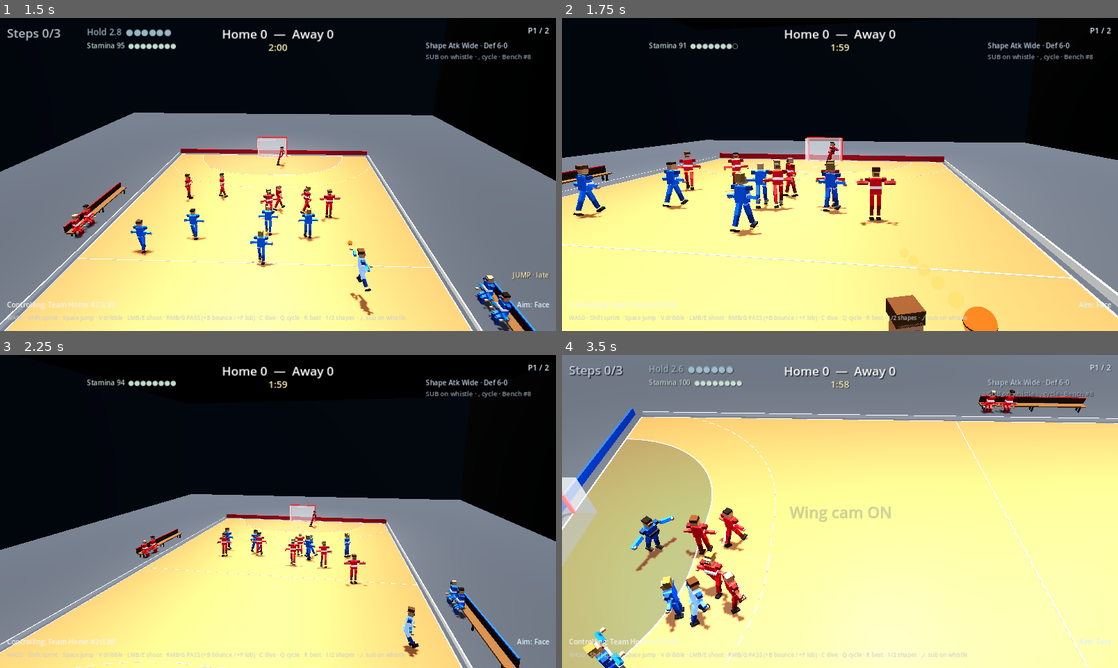
Above: before the commit, frames 1-4 (two rows, left to right).
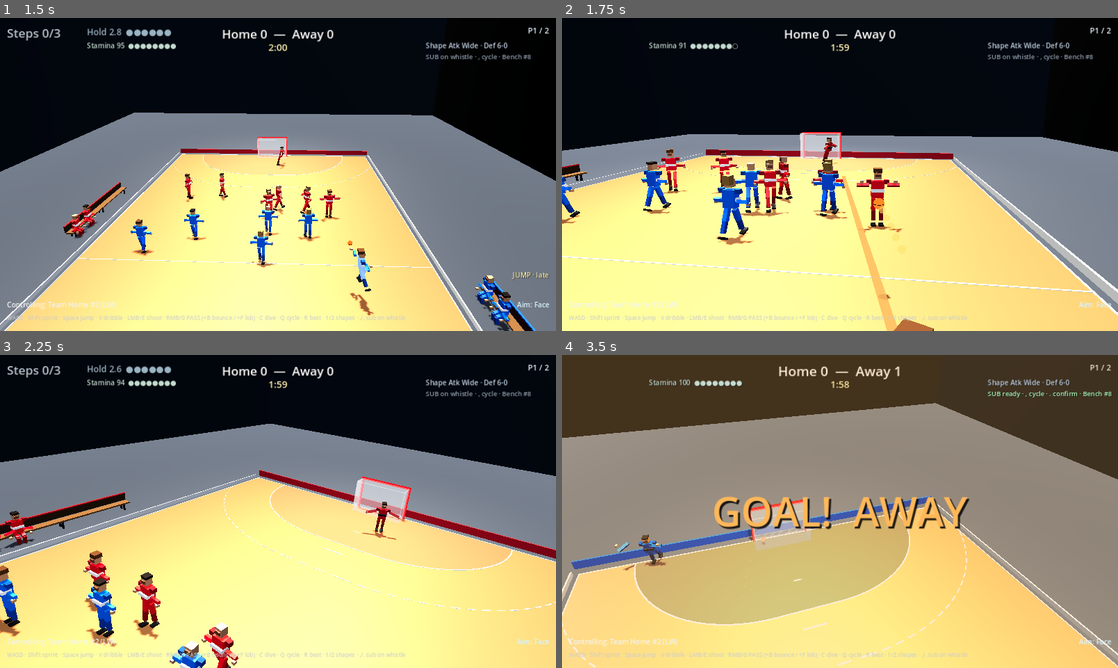
Above: after the commit, the same moments.

Repository: mariov98/my-handball
Game: Godot game, scene res://scenes/match/match.tscn
Two runs of this game, one before a commit and one after it. Both use one fixed random seed, a clock stepped at 60 frames per second and the inputs below.
Inputs (mouse positions are in pixels of both pictures, inside the frame that each line leads up to):
- Up to frame 1 (1.5 s): tap Enter at 0.5 s; move the mouse to (400, 158) at 0.52 s; hold D (move_right) 0.53-1.28 s; hold V (dribble) 0.53-1.28 s; tap Space (jump) at 0.77 s; tap F (lob) at 0.8, 1.35 s; move the mouse to (166, 190) at 1.27 s; hold S (move_back) from 1.28 s (still down)
- Up to frame 2 (1.75 s): keep holding S (move_back); tap Space (jump) at 1.52 s; click (728, 190) at 1.55 s
- Up to frame 3 (2.25 s): move the mouse to (333, 442) at 2.02 s; release S (move_back) at 2.03 s; press the mouse at (333, 442) at 2.03 s; hold D (move_right) from 2.03 s (still down)
- Up to frame 4 (3.5 s): tap 4 (toggle_wing_cine) at 2.3, 2.85 s; move the mouse to (812, 574) at 2.77 s; release D (move_right) at 2.78 s; release the mouse at (812, 574) at 2.78 s; hold W (move_forward) from 2.78 s (still down); tap Space (jump) at 3.02 s; tap V (dribble) at 3.05 s

Frame 1 is identical in both runs. In frame 2, 13% of the frame differs, in the area x 0-100%, y 36-100%; in frame 3, 52%; in frame 4, 99%, in the area x 0-100%, y 0-100%.

Commit message:
Polish shoot close-up framing and goal-crosshair aim while charging.
Tighten over-shoulder settle/FOV for a deliberate aim view, let stick and mouse
nudge the on-goal crosshair during charge without breaking release, and extend
smoke coverage so Wave 6 nudge and wing cine stay intact.

Co-authored-by: mariov98 <mariov98@users.noreply.github.com>

Diff:
--- a/scripts/camera_rig.gd
+++ b/scripts/camera_rig.gd
@@ -45,14 +45,18 @@
 @export var wing_cinematic_height: float = -1.2
 @export var wing_cinematic_time_scale: float = 0.48
 
-## Shoot close-up (behind head → goal). Metres behind / above the head.
-@export var shoot_cam_back: float = 1.55
-@export var shoot_cam_up: float = 0.28
-@export var shoot_cam_shoulder: float = 0.22
-@export var shoot_cam_position_lerp: float = 9.5
-@export var shoot_cam_rotation_lerp: float = 10.0
-@export var shoot_cam_fov: float = 52.0
+## Shoot close-up (over-shoulder behind head → attacked goal).
+@export var shoot_cam_back: float = 1.38
+@export var shoot_cam_up: float = 0.14
+@export var shoot_cam_shoulder: float = 0.42
+@export var shoot_cam_position_lerp: float = 12.5
+@export var shoot_cam_rotation_lerp: float = 14.0
+## Softer blend while holding the close-up after release.
+@export var shoot_cam_settle_position_lerp: float = 6.5
+@export var shoot_cam_settle_rotation_lerp: float = 7.0
+@export var shoot_cam_fov: float = 46.0
 @export var match_cam_fov: float = 48.0
+@export var shoot_cam_fov_lerp: float = 8.0
 
 var ball: Node3D
 ## Smoothed attack facing: +1 home attacks +Z; -1 away attacks -Z.
@@ -73,6 +77,7 @@
 var _shoot_cam_settle_t: float = 0.0
 var _shoot_subject: Node3D = null
 var _shoot_look: Vector3 = Vector3(0.0, 1.2, 19.5)
+var _fov_target: float = 48.0
 
 @onready var camera: Camera3D = $Camera3D
 
@@ -84,6 +89,7 @@
 	reset_nudge()
 	end_wing_cinematic(true)
 	end_shoot_cam(0.0)
+	_fov_target = match_cam_fov
 	if camera:
 		camera.fov = match_cam_fov
 	if ball:
@@ -173,7 +179,7 @@
 				Engine.time_scale = 1.0
 
 
-## Shoot close-up: behind shooter's head, looking at the goal / aim point.
+## Shoot close-up: over-shoulder behind head, looking at the goal / aim point.
 func begin_shoot_cam(subject: Node3D, look_point: Vector3) -> void:
 	if subject == null:
 		return
@@ -181,8 +187,7 @@
 	_shoot_look = look_point
 	_shoot_cam_settle_t = 0.0
 	_shoot_cam_active = true
-	if camera:
-		camera.fov = shoot_cam_fov
+	_fov_target = shoot_cam_fov
 
 
 func update_shoot_cam_look(look_point: Vector3) -> void:
@@ -193,11 +198,15 @@
 func end_shoot_cam(settle_s: float = 0.0) -> void:
 	if settle_s > 0.001 and _shoot_cam_active and _shoot_subject != null:
 		_shoot_cam_settle_t = settle_s
+		# Start blending FOV back toward match while the close-up holds.
+		_fov_target = match_cam_fov
 		return
 	_shoot_cam_active = false
 	_shoot_cam_settle_t = 0.0
 	_shoot_subject = null
-	if camera and not _wing_cine_active:
+	_fov_target = match_cam_fov
+	if camera and not _wing_cine_active and absf(camera.fov - match_cam_fov) > 0.05:
+		# Snap only when settle was skipped (cancel) so match cam is immediate.
 		camera.fov = match_cam_fov
 
 
@@ -213,8 +222,13 @@
 	return _shoot_look
 
 
+func get_shoot_cam_fov() -> float:
+	return shoot_cam_fov
+
+
 func _physics_process(delta: float) -> void:
 	if ball == null and not _shoot_cam_active:
+		_blend_fov(delta)
 		return
 
 	# Wing cinematic ticks in scaled time; snap back after release window.
@@ -236,13 +250,19 @@
 	var look: Vector3
 	var pos_lerp := position_lerp
 	var rot_lerp := rotation_lerp
+	var settling := _shoot_cam_active and _shoot_cam_settle_t > 0.0
 	if _shoot_cam_active and _shoot_subject != null and is_instance_valid(_shoot_subject):
 		desired = _shoot_desired_position(_shoot_subject)
 		look = _shoot_look
-		pos_lerp = shoot_cam_position_lerp
-		rot_lerp = shoot_cam_rotation_lerp
+		if settling:
+			pos_lerp = shoot_cam_settle_position_lerp
+			rot_lerp = shoot_cam_settle_rotation_lerp
+		else:
+			pos_lerp = shoot_cam_position_lerp
+			rot_lerp = shoot_cam_rotation_lerp
 	else:
 		if ball == null:
+			_blend_fov(delta)
 			return
 		var ball_pos := ball.global_position
 		desired = _desired_position(ball_pos)
@@ -253,15 +273,24 @@
 	var from := global_position
 	var to_look := look - from
 	if to_look.length_squared() < 0.0001:
+		_blend_fov(delta)
 		return
 	var target_basis := Basis.looking_at(to_look.normalized(), Vector3.UP)
 	var current_q := global_transform.basis.get_rotation_quaternion()
 	var target_q := target_basis.get_rotation_quaternion()
 	var blended := current_q.slerp(target_q, 1.0 - exp(-rot_lerp * delta))
 	global_transform.basis = Basis(blended)
-
-
-## Close-up a bit behind the head, looking toward the attacked goal.
+	_blend_fov(delta)
+
+
+func _blend_fov(delta: float) -> void:
+	if camera == null:
+		return
+	var rate := shoot_cam_fov_lerp
+	camera.fov = lerpf(camera.fov, _fov_target, 1.0 - exp(-rate * delta))
+
+
+## Over-shoulder close-up behind the head, looking toward the attacked goal.
 func _shoot_desired_position(subject: Node3D) -> Vector3:
 	var head := _subject_head_pos(subject)
 	var to_goal := _shoot_look - head
@@ -274,7 +303,7 @@
 		right = Vector3.RIGHT
 	else:
 		right = right.normalized()
-	# Slight shoulder offset so the head doesn't fully occlude the goal mouth.
+	# Stronger shoulder bias so the head sits left-of-frame and the mouth stays readable.
 	return head - flat * shoot_cam_back + Vector3.UP * shoot_cam_up + right * shoot_cam_shoulder
 
 
--- a/scripts/match_controller.gd
+++ b/scripts/match_controller.gd
@@ -39,6 +39,10 @@
 @export var exclusion_on_seven_m: bool = true
 ## Wave 4: soft auto-dribble near 3 s / last step when legal (never double-dribble).
 @export var auto_dribble_assist: bool = true
+## Metres per second on the goal mouth for full stick deflection while charging.
+@export var shoot_aim_stick_speed: float = 2.4
+## Metres per pixel of mouse motion on the goal mouth while charging.
+@export var shoot_aim_mouse_sens: float = 0.012
 
 var aim_mode: AimMode = AimMode.FACE
 var controlled_player: Player = null
@@ -69,6 +73,11 @@
 var _charge_held_s: float = 0.0
 ## After a pass steals the hold, ignore shoot until the shoot action is released.
 var _pass_suppress_shoot: bool = false
+## While charging: aim point on the attacked goal plane (stick / mouse move the crosshair).
+var _shoot_goal_aim: Vector3 = Vector3.ZERO
+var _shoot_goal_aim_active: bool = false
+## Accumulated mouse motion while charging (applied in physics; does not affect shoot release).
+var _shoot_aim_mouse_delta: Vector2 = Vector2.ZERO
 var _block_trace: BlockTrace
 ## Wave 4: live 7 m ready window (taker must shoot before limit).
 var _seven_m_live: bool = false
@@ -372,6 +381,7 @@
 		if controlled_player and controlled_player.has_ball:
 			_charging = true
 			_charge_held_s = 0.0
+			_clear_shoot_goal_aim()
 			get_viewport().set_input_as_handled()
 		return
 	if event.is_action_released("shoot"):
@@ -382,6 +392,11 @@
 			else:
 				_release_charged_shot()
 			get_viewport().set_input_as_handled()
+		return
+	# Relative mouse aim on the goal while charging (does not consume shoot release).
+	if event is InputEventMouseMotion and _charging and match_state == MatchState.LIVE:
+		var motion := event as InputEventMouseMotion
+		_shoot_aim_mouse_delta += motion.relative
 
 
 func _physics_process(delta: float) -> void:
@@ -876,6 +891,7 @@
 	var was_charging := _charging
 	_charging = false
 	_charge_held_s = 0.0
+	_clear_shoot_goal_aim()
 	if controlled_player:
 		controlled_player.clear_shot_charge_motion()
 	if hud and hud.has_method("set_shot_status"):
@@ -894,6 +910,7 @@
 	_charging = false
 	_charge_held_s = 0.0
 	_try_shoot_charged(held)
+	_clear_shoot_goal_aim()
 
 
 func _try_shoot_charged(held_s: float) -> void:
@@ -906,7 +923,8 @@
 	var lob := Input.is_action_pressed("lob")
 	var aim := _compute_aim(lob)
 	var wing := ThrowMotion.is_wing_finish_context(controlled_player)
-	if wing:
+	# Goal-plane aim (stick/mouse while charging) already encodes wing seed; don't re-warp.
+	if wing and not _shoot_goal_aim_active:
 		aim = ThrowMotion.wing_aim_assist(controlled_player, aim)
 	var jump_q := ShotCraft.jump_shot_quality(controlled_player)
 	var impulse := ShotCraft.impulse_for_charge(charge, lob)
@@ -948,7 +966,7 @@
 			_end_shoot_cam_presentation(0.0)
 			camera_rig.trigger_wing_cinematic()
 		else:
-			_end_shoot_cam_presentation(0.32)
+			_end_shoot_cam_presentation(0.38)
 	else:
 		_end_shoot_cam_presentation(0.0)
 	if hud and hud.has_method("set_shot_status"):
@@ -1018,6 +1036,15 @@
 
 
 func _compute_aim(lob: bool = false) -> Vector3:
+	# While charging with a goal-plane aim point, that is the primary shot aim.
+	if _shoot_goal_aim_active and controlled_player != null:
+		var from_g: Vector3 = controlled_player.global_position + Vector3(0, 1.2, 0)
+		var target_g := _shoot_goal_aim
+		if lob:
+			target_g.y = minf(target_g.y + 0.45, Court.GOAL_HEIGHT - 0.05)
+		var dir_g: Vector3 = target_g - from_g
+		if dir_g.length_squared() > 0.01:
+			return dir_g.normalized()
 	if aim_mode == AimMode.MOUSE_COURT:
 		var hit: Variant = _mouse_on_court()
 		if typeof(hit) == TYPE_VECTOR3:
@@ -1181,18 +1208,98 @@
 		if hud and hud.has_method("set_goal_crosshair"):
 			hud.set_goal_crosshair(Vector2.ZERO, false)
 		return
-	var lob := Input.is_action_pressed("lob")
-	var aim := _compute_aim(lob)
-	if ThrowMotion.is_wing_finish_context(controlled_player):
-		aim = ThrowMotion.wing_aim_assist(controlled_player, aim)
-	var from := controlled_player.head_world_position()
-	var look := aim_point_on_goal_plane(from, aim, controlled_player.team_id)
+	_update_shoot_goal_aim(get_physics_process_delta_time())
+	var look := _shoot_goal_aim if _shoot_goal_aim_active else _seed_shoot_goal_aim()
 	if camera_rig:
 		if camera_rig.is_shoot_cam_active():
 			camera_rig.update_shoot_cam_look(look)
 		else:
 			camera_rig.begin_shoot_cam(controlled_player, look)
 	_show_goal_crosshair_at(look)
+
+
+## Seed / nudge the on-goal aim point from face/mouse, then stick + mouse delta.
+func _update_shoot_goal_aim(delta: float) -> void:
+	if controlled_player == null:
+		return
+	if not _shoot_goal_aim_active:
+		_seed_shoot_goal_aim()
+	# Right stick / look axes move the crosshair on the goal mouth (nudge is blocked).
+	var stick_x := Input.get_axis("look_left", "look_right")
+	var stick_y := Input.get_axis("look_up", "look_down")
+	if absf(stick_x) < 0.08:
+		stick_x = 0.0
+	if absf(stick_y) < 0.08:
+		stick_y = 0.0
+	if absf(stick_x) > 0.001 or absf(stick_y) > 0.001:
+		_shoot_goal_aim.x += stick_x * shoot_aim_stick_speed * delta
+		# Stick up raises the aim on the mouth.
+		_shoot_goal_aim.y -= stick_y * shoot_aim_stick_speed * delta
+	# Relative mouse motion while charging.
+	if _shoot_aim_mouse_delta.length_squared() > 0.0001:
+		_shoot_goal_aim.x += _shoot_aim_mouse_delta.x * shoot_aim_mouse_sens
+		_shoot_goal_aim.y -= _shoot_aim_mouse_delta.y * shoot_aim_mouse_sens
+		_shoot_aim_mouse_delta = Vector2.ZERO
+	# Absolute mouse ∩ goal plane when Mouse aim mode is on (precise).
+	if aim_mode == AimMode.MOUSE_COURT:
+		var mouse_goal: Variant = _mouse_on_goal_plane(controlled_player.team_id)
+		if typeof(mouse_goal) == TYPE_VECTOR3:
+			_shoot_goal_aim = mouse_goal as Vector3
+	_clamp_shoot_goal_aim(controlled_player.team_id)
+
+
+func _seed_shoot_goal_aim() -> Vector3:
+	var lob := Input.is_action_pressed("lob")
+	# Temporarily ignore goal-aim so seed uses face / mouse-court base.
+	var was_active := _shoot_goal_aim_active
+	_shoot_goal_aim_active = false
+	var aim := _compute_aim(lob)
+	_shoot_goal_aim_active = was_active
+	if ThrowMotion.is_wing_finish_context(controlled_player):
+		aim = ThrowMotion.wing_aim_assist(controlled_player, aim)
+	var from := controlled_player.head_world_position()
+	_shoot_goal_aim = aim_point_on_goal_plane(from, aim, controlled_player.team_id)
+	_shoot_goal_aim_active = true
+	_shoot_aim_mouse_delta = Vector2.ZERO
+	return _shoot_goal_aim
+
+
+func _clamp_shoot_goal_aim(team_id: int) -> void:
+	var goal_z := Court.HALF_LENGTH - 0.5 if team_id == 0 else -(Court.HALF_LENGTH - 0.5)
+	var half_w := Court.GOAL_WIDTH * 0.5
+	_shoot_goal_aim.x = clampf(_shoot_goal_aim.x, -half_w, half_w)
+	_shoot_goal_aim.y = clampf(_shoot_goal_aim.y, 0.08, Court.GOAL_HEIGHT - 0.05)
+	_shoot_goal_aim.z = goal_z
+
+
+func _clear_shoot_goal_aim() -> void:
+	_shoot_goal_aim_active = false
+	_shoot_aim_mouse_delta = Vector2.ZERO
+
+
+## Mouse ray ∩ attacked goal plane, clamped to the 3×2 mouth. Null if no hit.
+func _mouse_on_goal_plane(team_id: int) -> Variant:
+	if camera_rig == null or camera_rig.camera == null:
+		return null
+	var cam := camera_rig.camera
+	var mouse := get_viewport().get_mouse_position()
+	var from := cam.project_ray_origin(mouse)
+	var ray_dir := cam.project_ray_normal(mouse)
+	var goal_z := Court.HALF_LENGTH - 0.5 if team_id == 0 else -(Court.HALF_LENGTH - 0.5)
+	if absf(ray_dir.z) < 0.0001:
+		return null
+	var t := (goal_z - from.z) / ray_dir.z
+	if t < 0.05:
+		return null
+	var hit: Vector3 = from + ray_dir * t
+	var half_w := Court.GOAL_WIDTH * 0.5
+	# Only snap when the ray is near the mouth (avoid yanking aim off-screen).
+	if absf(hit.x) > half_w + 0.85 or hit.y < -0.4 or hit.y > Court.GOAL_HEIGHT + 0.85:
+		return null
+	hit.x = clampf(hit.x, -half_w, half_w)
+	hit.y = clampf(hit.y, 0.08, Court.GOAL_HEIGHT - 0.05)
+	hit.z = goal_z
+	return hit
 
 
 func _end_shoot_cam_presentation(settle_s: float) -> void:
--- a/scripts/smoke_test.gd
+++ b/scripts/smoke_test.gd
@@ -4362,7 +4362,70 @@
 		push_error("Smoke shoot-cam: aim point should clamp inside goal width")
 		get_tree().quit(1)
 		return
-	print("Smoke shoot-cam active OK dist=", cam_to_head, " crosshair=", hud.is_goal_crosshair_visible())
+	# Polish: over-shoulder framing + aim FOV.
+	var shoulder_off := 0.0
+	var head_to_goal_flat := Vector3(goal_look.x - head.x, 0.0, goal_look.z - head.z)
+	if head_to_goal_flat.length_squared() > 0.01:
+		head_to_goal_flat = head_to_goal_flat.normalized()
+		var right_axis := head_to_goal_flat.cross(Vector3.UP).normalized()
+		shoulder_off = (desired - head).dot(right_axis)
+		if shoulder_off < 0.25:
+			Input.action_release("shoot")
+			push_error("Smoke shoot-cam polish: expected over-shoulder offset (got %.2f)" % shoulder_off)
+			get_tree().quit(1)
+			return
+	if cam.camera and absf(cam.camera.fov - cam.shoot_cam_fov) > 4.0:
+		Input.action_release("shoot")
+		push_error(
+			"Smoke shoot-cam polish: FOV should settle near shoot_cam_fov (got %.1f want %.1f)"
+			% [cam.camera.fov, cam.shoot_cam_fov]
+		)
+		get_tree().quit(1)
+		return
+	# Stick / mouse aim moves the goal crosshair while charging (does not break hold).
+	var aim_before := match_node._shoot_goal_aim
+	match_node._shoot_aim_mouse_delta = Vector2(40.0, -25.0)
+	match_node._update_shoot_goal_aim(0.05)
+	var aim_after_mouse := match_node._shoot_goal_aim
+	if absf(aim_after_mouse.x - aim_before.x) < 0.05 and absf(aim_after_mouse.y - aim_before.y) < 0.05:
+		Input.action_release("shoot")
+		push_error("Smoke shoot-cam polish: mouse delta should move goal aim while charging")
+		get_tree().quit(1)
+		return
+	# Simulate right-stick look nudge via direct offset (Input.get_axis is device-backed).
+	var stick_before := match_node._shoot_goal_aim
+	match_node._shoot_goal_aim.x = clampf(stick_before.x + 0.35, -Court.GOAL_WIDTH * 0.5, Court.GOAL_WIDTH * 0.5)
+	match_node._shoot_goal_aim.y = clampf(stick_before.y + 0.2, 0.08, Court.GOAL_HEIGHT - 0.05)
+	match_node._clamp_shoot_goal_aim(shooter.team_id)
+	match_node._update_shoot_cam_and_crosshair()
+	if match_node._shoot_goal_aim.distance_to(stick_before) < 0.05:
+		Input.action_release("shoot")
+		push_error("Smoke shoot-cam polish: stick/manual goal aim should move crosshair target")
+		get_tree().quit(1)
+		return
+	if not match_node._charging or not Input.is_action_pressed("shoot"):
+		push_error("Smoke shoot-cam polish: aim nudge must not cancel shoot charge")
+		get_tree().quit(1)
+		return
+	# Wave 6 nudge still blocked while shoot cam owns the frame.
+	var nudge_yaw_before := cam.nudge_yaw
+	cam.apply_nudge_input(1.0, 0.0, 0.0, 0.16)
+	if absf(cam.nudge_yaw - nudge_yaw_before) > 0.001:
+		Input.action_release("shoot")
+		push_error("Smoke shoot-cam polish: nudge must stay blocked during shoot cam")
+		get_tree().quit(1)
+		return
+	var fov_now := cam.camera.fov if cam.camera else -1.0
+	print(
+		"Smoke shoot-cam active OK dist=",
+		cam_to_head,
+		" crosshair=",
+		hud.is_goal_crosshair_visible(),
+		" shoulder=",
+		shoulder_off,
+		" fov=",
+		fov_now
+	)
 
 	# Cancel → restore match cam + hide crosshair.
 	Input.action_release("shoot")
